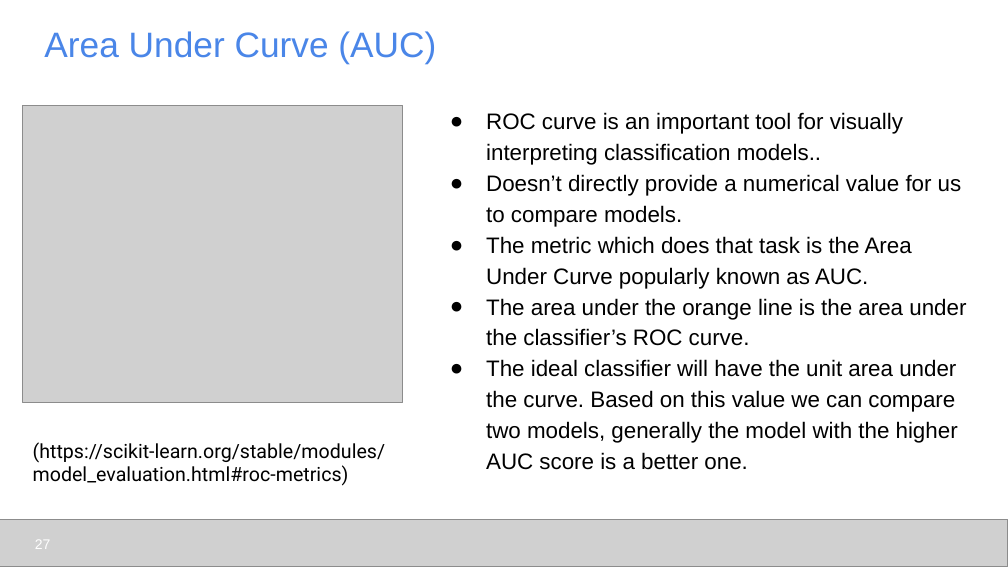
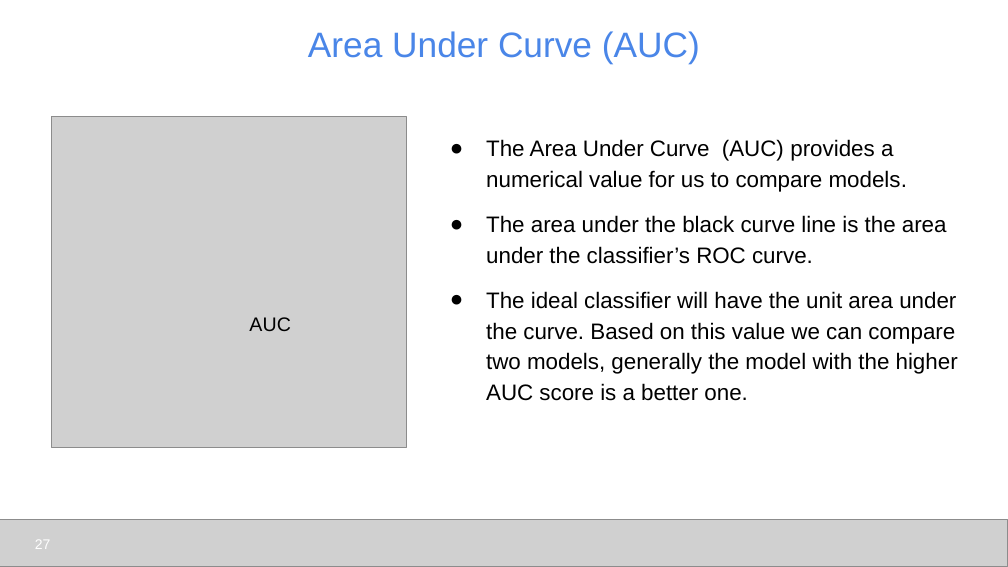
Before and after one commit to udel-cbcb/al_ml_workshop, a slide deck: slide 27 of Day_4/Lectures/Day_4_Lecture_1_ML_Models_and_Model_Evaluation.pptx. Drawn at 1008x567 pixels with LibreOffice and Linux fonts; fonts in the diff are those of the drawing; grey boxes stand for pictures. Boxes give left, top, right and bottom in pixels: in the first picture for what was removed or moved away, otherwise in the second. Text is boxed around its words. In the diff, an @@ line names an element or a change of style, - is before the commit and + after.

```diff
--- a/Day_4/Lectures/Day_4_Lecture_1_ML_Models_and_Model_Evaluation.pptx
+++ b/Day_4/Lectures/Day_4_Lecture_1_ML_Models_and_Model_Evaluation.pptx
@@ title "Area Under Curve (AUC)" at (308, 31, 700, 64): alignment left to centre @@
@@ picture: place and size @@
-picture at (22, 105, 402, 402)
+picture at (51, 116, 406, 447)
@@ text at (486, 139, 947, 264): text changed @@
-● ROC curve is an important tool for visually
-interpreting classification models..
-● Doesn’t directly provide a numerical value for us to compare models.
-● The metric which does that task is the Area Under Curve popularly known as AUC.
-● The area under the orange line is the area under the classifier’s ROC curve.
+● The Area Under Curve (AUC) provides a numerical value for us to compare models.
+● The area under the black curve line is the area under the classifier’s ROC curve.
@@ text at (486, 291, 958, 401): more space between paragraphs @@
@@ text added at (249, 317, 290, 331), 14 pt, text #000000 @@
+AUC
@@ text removed at (33, 442, 386, 486) @@
-(https://scikit-learn.org/stable/modules/model_evaluation.html#roc-metrics)
```
Also in this commit, not shown: 24 other slides changed, 1 slide added, 8 other files.
